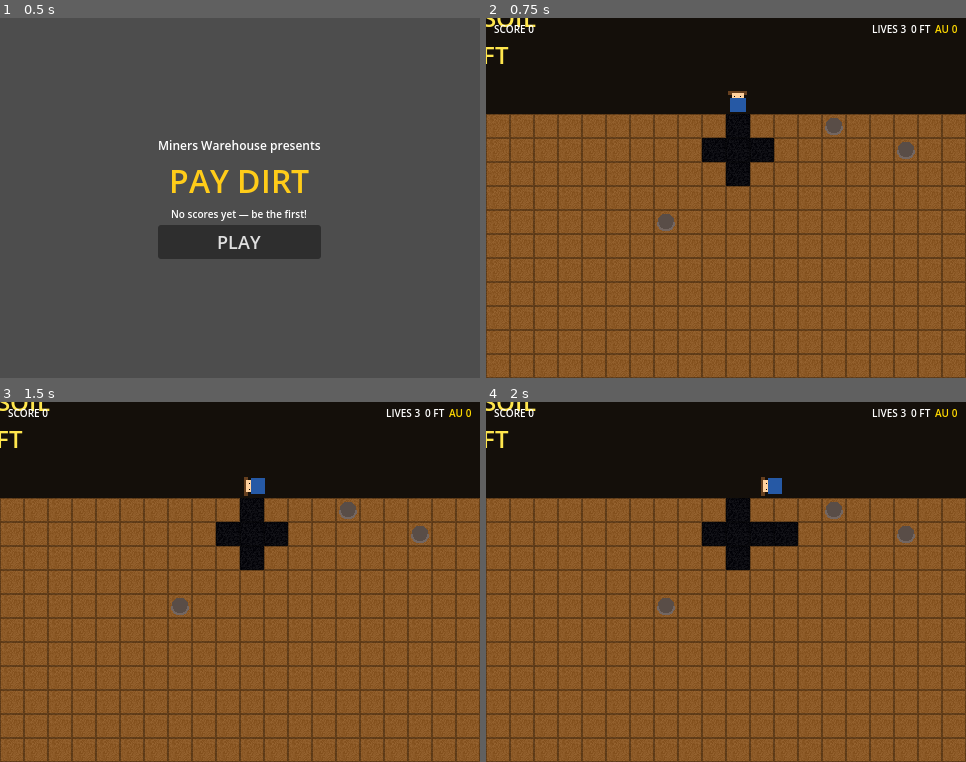
Above: before the commit, frames 1-4 (two rows, left to right).
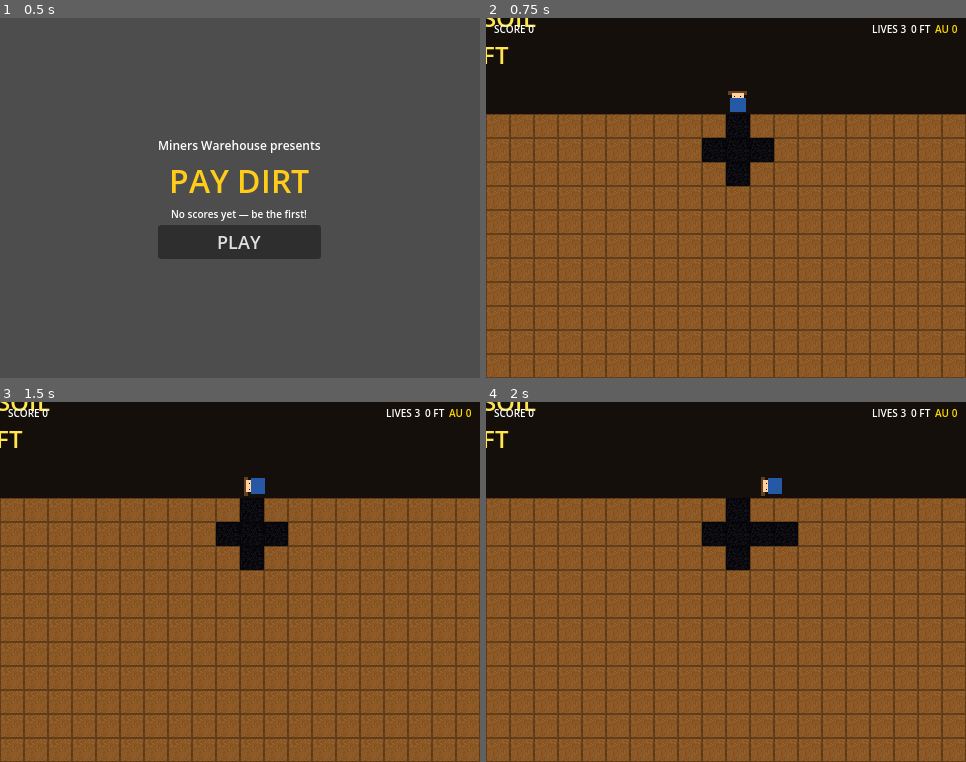
Above: after the commit, the same moments.

Repository: ddepaola/paydirt
Game: Godot game, scene res://scenes/main/main.tscn
Two runs of this game, one before a commit and one after it. Both use one fixed random seed, a clock stepped at 60 frames per second and the inputs below.
Inputs:
- Up to frame 1 (0.5 s): no input
- Up to frame 2 (0.75 s): click "PLAY" at 0.5 s
- Up to frame 3 (1.5 s): tap Enter at 1.25 s; hold D (move_right) from 1.28 s (still down); hold Space (fire) from 1.28 s (still down)
- Up to frame 4 (2 s): keep holding D (move_right); keep holding Space (fire)

Frame 1 is identical in both runs. In frame 2, 0.4% of the frame differs, in the area x 35-90%, y 27-60%; in frame 3, 0.4%; in frame 4, 0.4%.

Commit message:
fix: disable boulders, fix critter spawn distance, remove debug
- Boulder tweens may cause freeze on WSL llvmpipe — disabled for now
- Critter spawn distance reduced from 4 cells to 2 to work with starter pocket
- Removed all debug prints and auto-test code
- Clean main.gd

Diff:
--- a/scenes/game/game.gd
+++ b/scenes/game/game.gd
@@ -37,7 +37,6 @@
 
 
 func start_level(lvl_idx: int) -> void:
-	print("[Game] start_level %d" % lvl_idx)
 	if current_level:
 		current_level.queue_free()
 
@@ -72,10 +71,10 @@
 	level._setup_grid()
 	_spawn_player(level)
 	_spawn_critters(level, cfg)
-	_spawn_boulders(level, cfg)
+	# Boulders disabled — tweens may cause freeze on llvmpipe/WSL
+	# _spawn_boulders(level, cfg)
 	_spawn_pickups(level, cfg)
 	_show_level_intro(lvl_idx, cfg)
-	print("[Game] Level %d ready" % (lvl_idx + 1))
 
 
 func _create_earth_tilemap(level) -> void:
@@ -182,7 +181,6 @@
 	level.entities_node.add_child(p)
 	level.register_player(p)
 	player = p
-	print("[Game] Player spawned at %s" % str(start_cell))
 
 
 func _spawn_critters(level, cfg) -> void:
@@ -201,7 +199,7 @@
 
 	while spawned < cc and idx < tunnel_cells.size():
 		var cell: Vector2i = tunnel_cells[idx]; idx += 1
-		if cell.distance_squared_to(player_cell) < 16:
+		if cell.distance_squared_to(player_cell) < 4:
 			continue
 
 		var critter
@@ -219,7 +217,6 @@
 		level.entities_node.add_child(critter)
 		level.register_critter(critter, cell)
 		spawned += 1
-	print("[Game] %d critters spawned" % spawned)
 
 
 func _spawn_boulders(level, cfg) -> void:
@@ -245,7 +242,6 @@
 		level.entities_node.add_child(b)
 		level.register_boulder(b, cell)
 		placed += 1
-	print("[Game] %d boulders placed" % placed)
 
 
 func _spawn_pickups(level, cfg) -> void:
@@ -262,7 +258,6 @@
 	if cfg.has_mother_lode:
 		var lc: Vector2i = Vector2i(_balance.GRID_COLS / 2, _grid_offset.y + _balance.GRID_ROWS - 3)
 		level._pickups[lc] = "mother_lode"
-	print("[Game] %d pickups scattered" % placed)
 
 
 func _show_level_intro(lvl_idx: int, cfg) -> void:
--- a/scenes/main/main.gd
+++ b/scenes/main/main.gd
@@ -1,5 +1,4 @@
 # Main.gd — Top-level scene router.
-# Manages Title → Game → GameOver flow.
 
 extends Node
 
